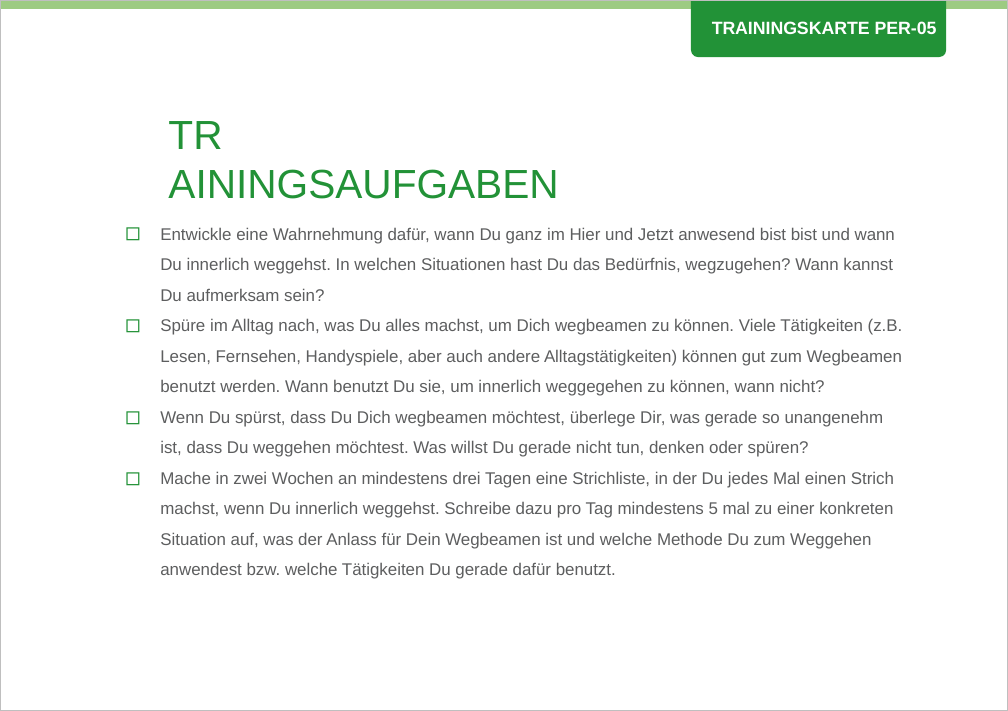
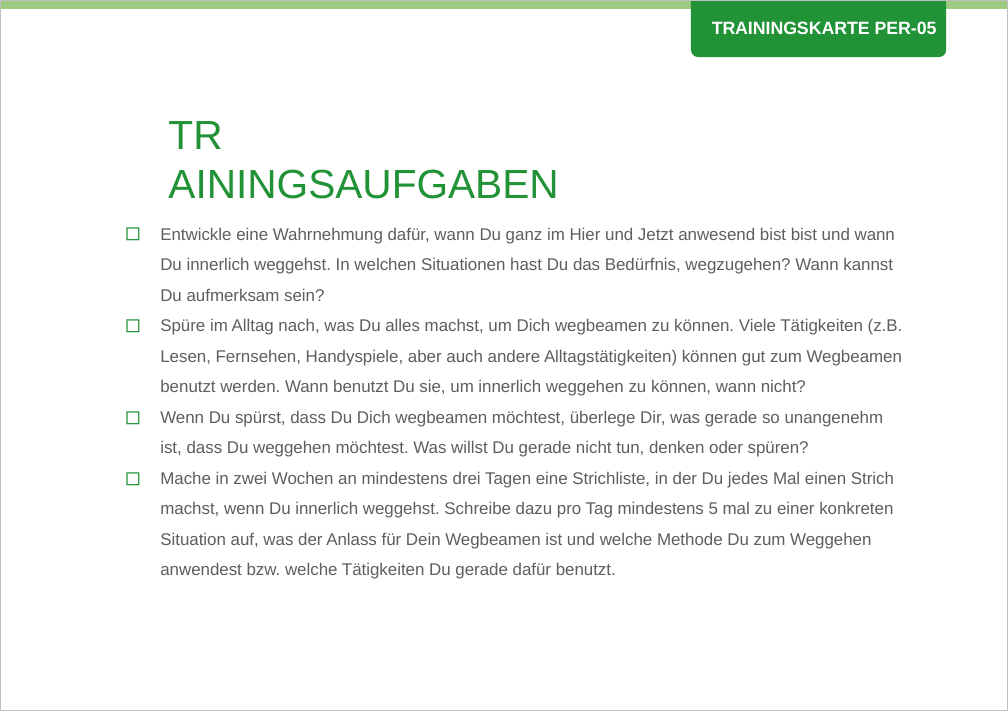
Before and after one commit to Teamtool/training-materials, a slide deck: slide 2 of emotional erwachsen/Perception (PER)/ger_PER_05_Wegbeamen.pptx. Drawn at 1008x711 pixels with LibreOffice and Linux fonts; fonts in the diff are those of the drawing; background and template pictures are left out. Boxes give left, top, right and bottom in pixels: in the first picture for what was removed or moved away, otherwise in the second. Text is boxed around its words. In the diff, an @@ line names an element or a change of style, - is before the commit and + after.

```diff
--- a/emotional erwachsen/Perception (PER)/ger_PER_05_Wegbeamen.pptx
+++ b/emotional erwachsen/Perception (PER)/ger_PER_05_Wegbeamen.pptx
@@ text at [160,318,903,396]: text changed @@
-◻ Spüre im Alltag nach, was Du alles machst, um Dich wegbeamen zu können. Viele Tätigkeiten (z.B. Lesen, Fernsehen, Handyspiele, aber auch andere Alltagstätigkeiten) können gut zum Wegbeamen benutzt werden. Wann benutzt Du sie, um innerlich weggegehen zu können, wann nicht?
+◻ Spüre im Alltag nach, was Du alles machst, um Dich wegbeamen zu können. Viele Tätigkeiten (z.B. Lesen, Fernsehen, Handyspiele, aber auch andere Alltagstätigkeiten) können gut zum Wegbeamen benutzt werden. Wann benutzt Du sie, um innerlich weggehen zu können, wann nicht?
```
Also in this commit, not shown: 1 other file.
